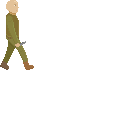
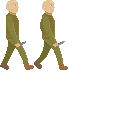
Layer changes from the first 128 × 128 image to the second:
added layer "Paint Layer 1 (вставлено)" (1st of 2) above "Paint Layer 1 (вставлено)" over left=0, top=0, right=68, bottom=70
added layer "Paint Layer 1 (вставлено)" (2nd of 2) above "1" over left=0, top=0, right=68, bottom=70
painted on "1" over left=0, top=0, right=68, bottom=70
